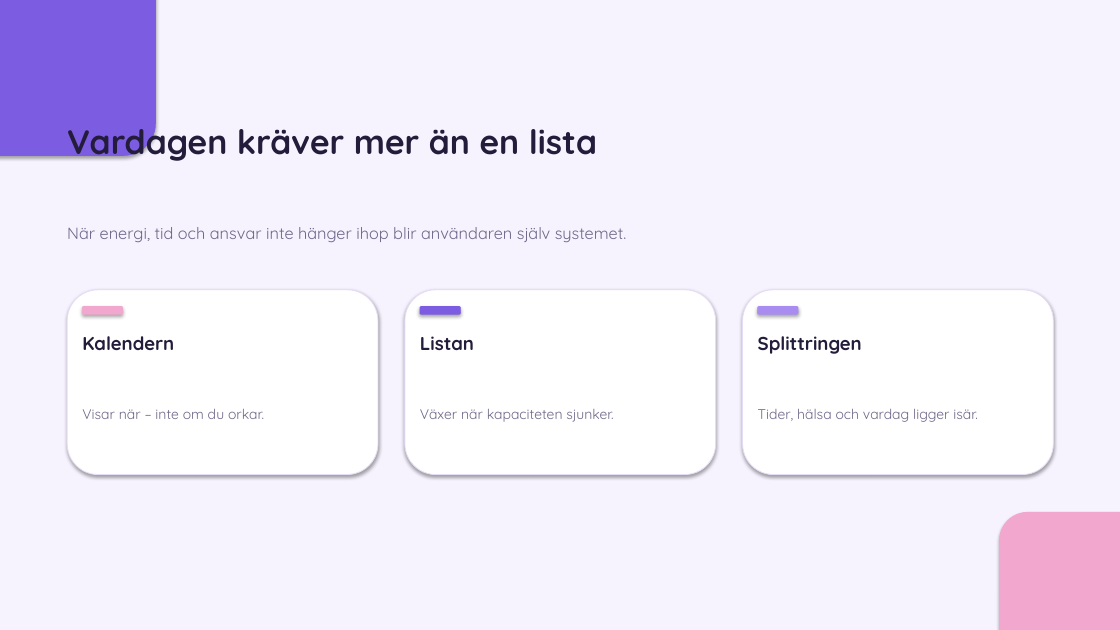
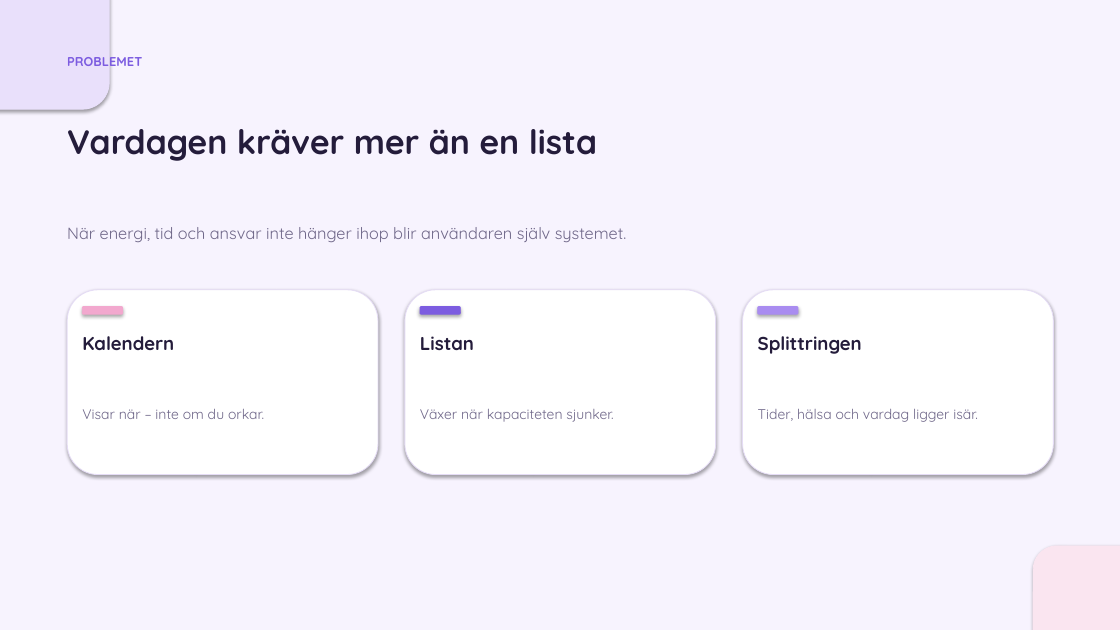
Before and after one commit to camillabaksi/myflove-926d3d31, a slide deck: slide 2 of public/pitch/MyFlove_Pitchdeck_3.7.pptx. Drawn at 1120x630 pixels with LibreOffice and Linux fonts; fonts in the diff are those of the drawing. Boxes give left, top, right and bottom in pixels: in the first picture for what was removed or moved away, otherwise in the second. Text is boxed around its words. In the diff, an @@ line names an element or a change of style, - is before the commit and + after.

```diff
--- a/public/pitch/MyFlove_Pitchdeck_3.7.pptx
+++ b/public/pitch/MyFlove_Pitchdeck_3.7.pptx
@@ rounded rectangle: place and size @@
-rounded rectangle at bbox=[0, 0, 155, 155]
+rounded rectangle at bbox=[0, 0, 109, 109]
@@ rounded rectangle at bbox=[0, 0, 109, 109]: fill #7C5CE0 to #E9E0FB; outline #7C5CE0 0.75 pt to #E9E0FB 0.75 pt @@
@@ text added at bbox=[67, 57, 142, 66], 11 pt, text #7C5CE0, bold @@
+PROBLEMET
@@ rounded rectangle: place and size @@
-rounded rectangle at bbox=[1000, 513, 1120, 630]
+rounded rectangle at bbox=[1033, 546, 1120, 630]
@@ rounded rectangle at bbox=[1033, 546, 1120, 630]: fill #F2A8CE to #FAE5F0; outline #F2A8CE 0.75 pt to #FAE5F0 0.75 pt @@
```
Also in this commit, not shown: 10 other slides changed, 4 other files.
